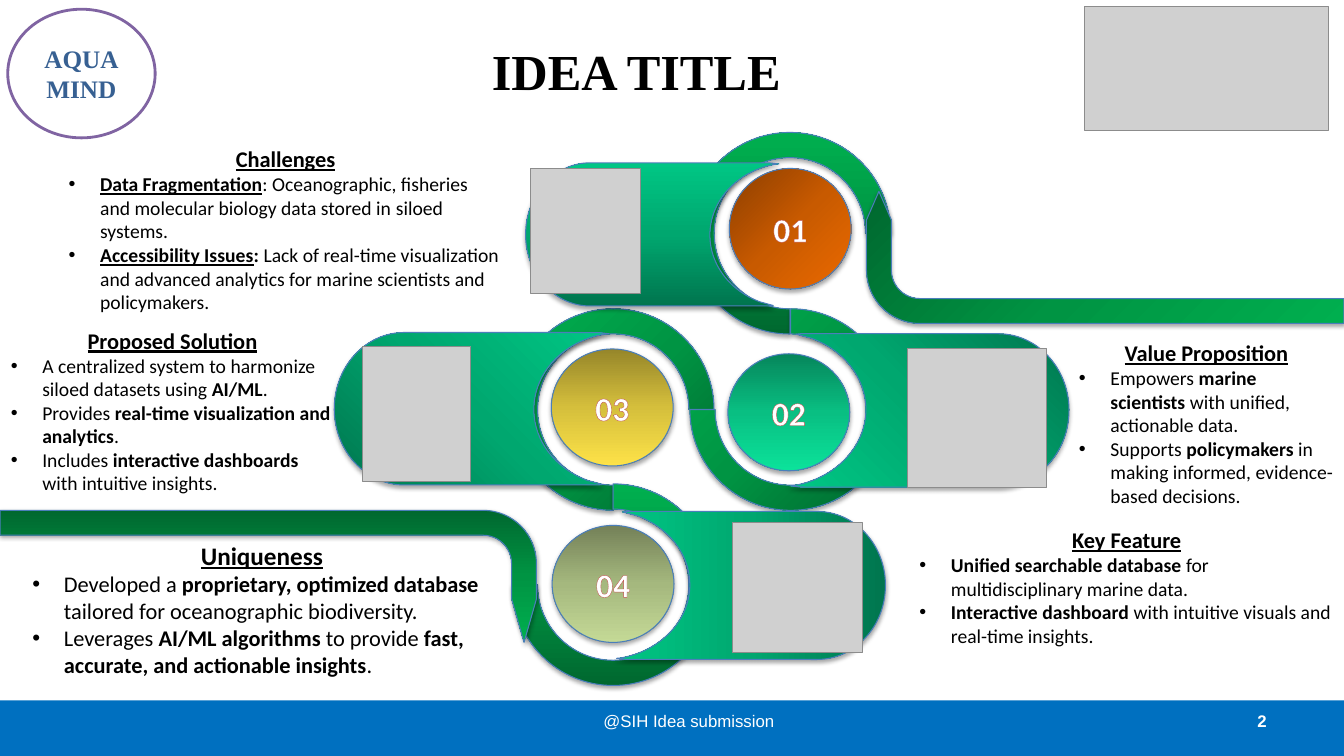
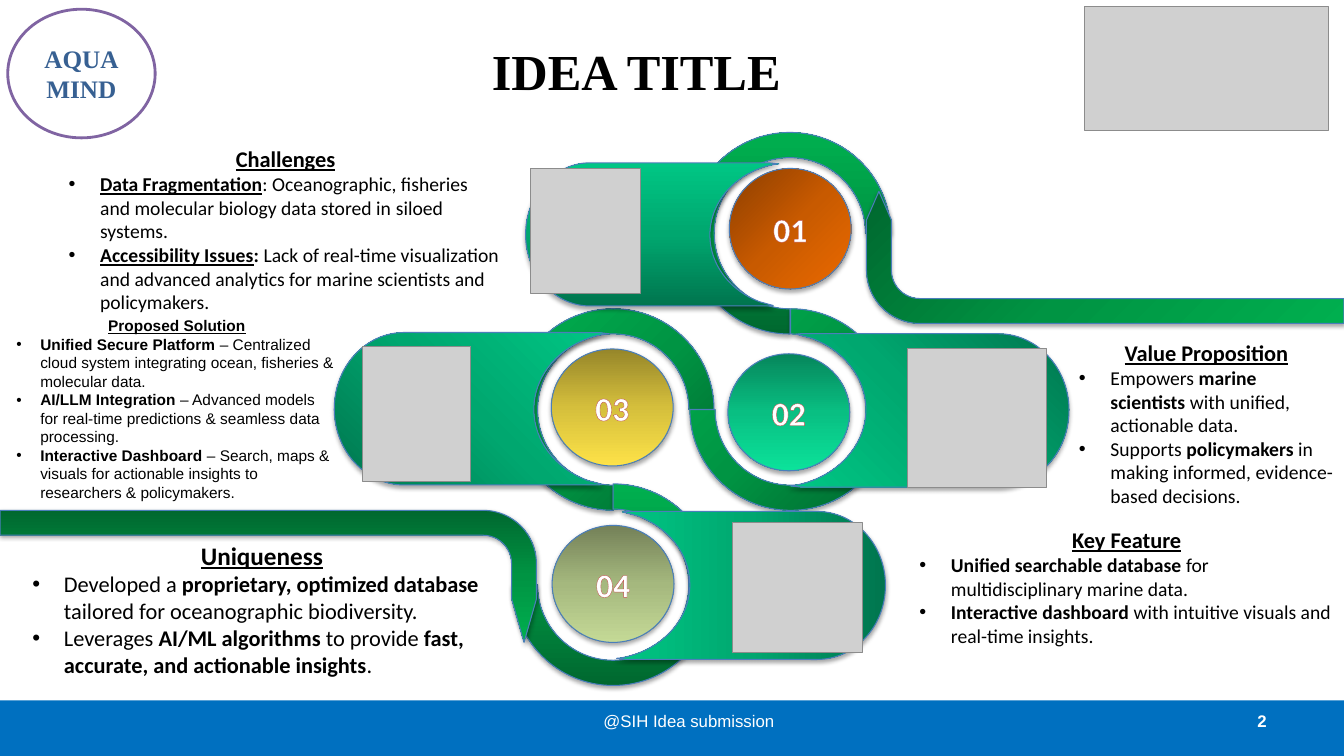
Before and after one commit to BikiMK/OceanAI, a slide deck: slide 2 of SIH2025-OceanAI - AquaMind.pptx. Drawn at 1344x756 pixels with LibreOffice and Linux fonts; fonts in the diff are those of the drawing; grey boxes stand for pictures. Boxes give left, top, right and bottom in pixels: in the first picture for what was removed or moved away, otherwise in the second. Text is boxed around its words. In the diff, an @@ line names an element or a change of style, - is before the commit and + after.

```diff
--- a/SIH2025-OceanAI - AquaMind.pptx
+++ b/SIH2025-OceanAI - AquaMind.pptx
@@ text "Proposed Solution": place and size @@
-text "Proposed Solution" at [42, 333, 331, 494]
+text "Proposed Solution" at [40, 320, 320, 501]
@@ text at [108, 320, 246, 334]: size 16 to 11 pt, font Calibri to Arial in "Proposed Solution" @@
@@ text at [40, 339, 320, 501]: text changed; size 14 to 11 pt; font Calibri to Arial @@
-• A centralized system to harmonize siloed datasets using AI/ML.
-• Provides real-time visualization and analytics.
-• Includes interactive dashboards with intuitive insights.
+• Unified Secure Platform – Centralized cloud system integrating ocean, fisheries & molecular data.
+• AI/LLM Integration – Advanced models for real-time predictions & seamless data processing.
+• Interactive Dashboard – Search, maps & visuals for actionable insights to researchers & policymakers.
```
Also in this commit, not shown: 1 other slide changed, 12 other files.
